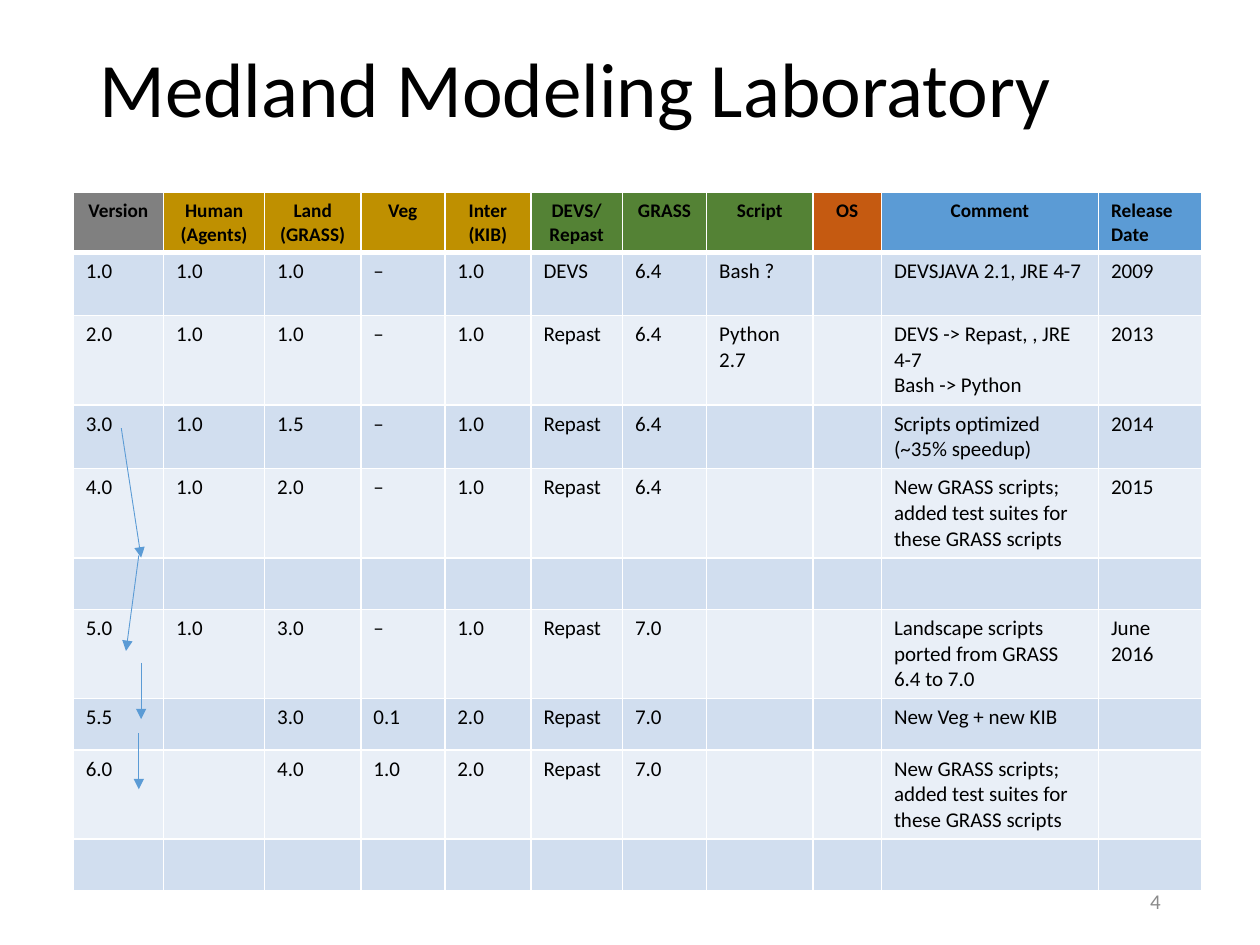
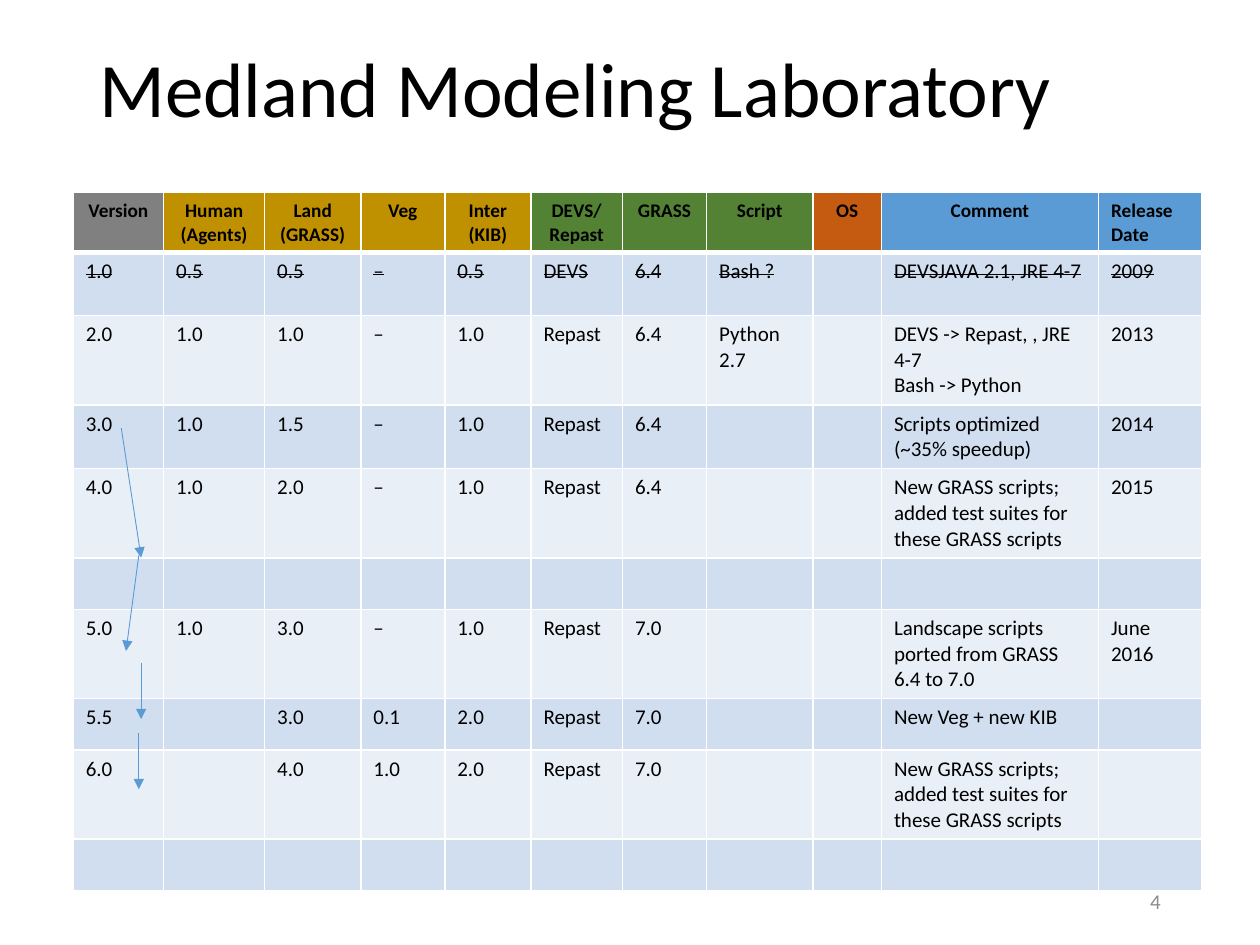
Before and after one commit to waboyd/MMLVersionChart, a slide deck: slide 4 of MDH.pptx. Drawn at 1260x945 pixels with LibreOffice and Linux fonts; fonts in the diff are those of the drawing. Boxes give left, top, right and bottom in pixels: in the first picture for what was removed or moved away, otherwise in the second. Text is boxed around its words. In the diff, an @@ line names an element or a change of style, - is before the commit and + after.

Commit message:
Add files via upload
Version 1: Changed version numbers for Human, Land, and KIB from 1.0 to 0.5. Version 1.0 of MML (not MMLv1) is deprecated and will not be made available in this repository.

```diff
--- a/MDH.pptx
+++ b/MDH.pptx
@@ table at [73,193,1201,896] @@
-row 2: 1.0 | 1.0 | 1.0 | – | 1.0 | DEVS | 6.4 | Bash ? |  | DEVSJAVA 2.1, JRE 4-7 | 2009
+row 2: 1.0 | 0.5 | 0.5 | – | 0.5 | DEVS | 6.4 | Bash ? |  | DEVSJAVA 2.1, JRE 4-7 | 2009
@@ strikethrough on in "1.0", "–", "DEVS", "6.4" and 3 more places @@
```
